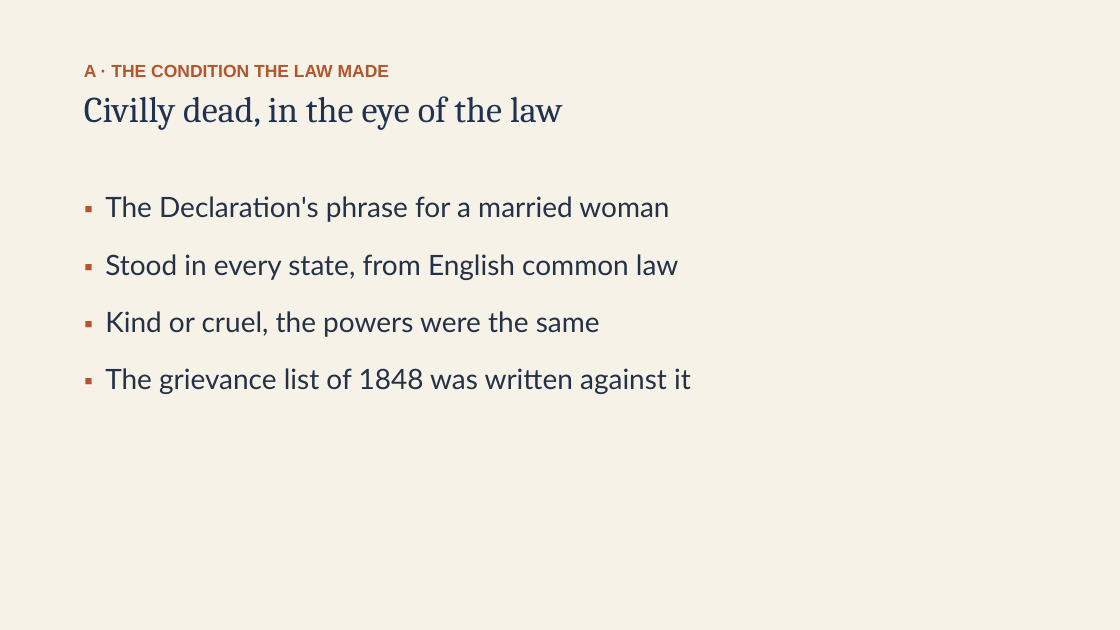
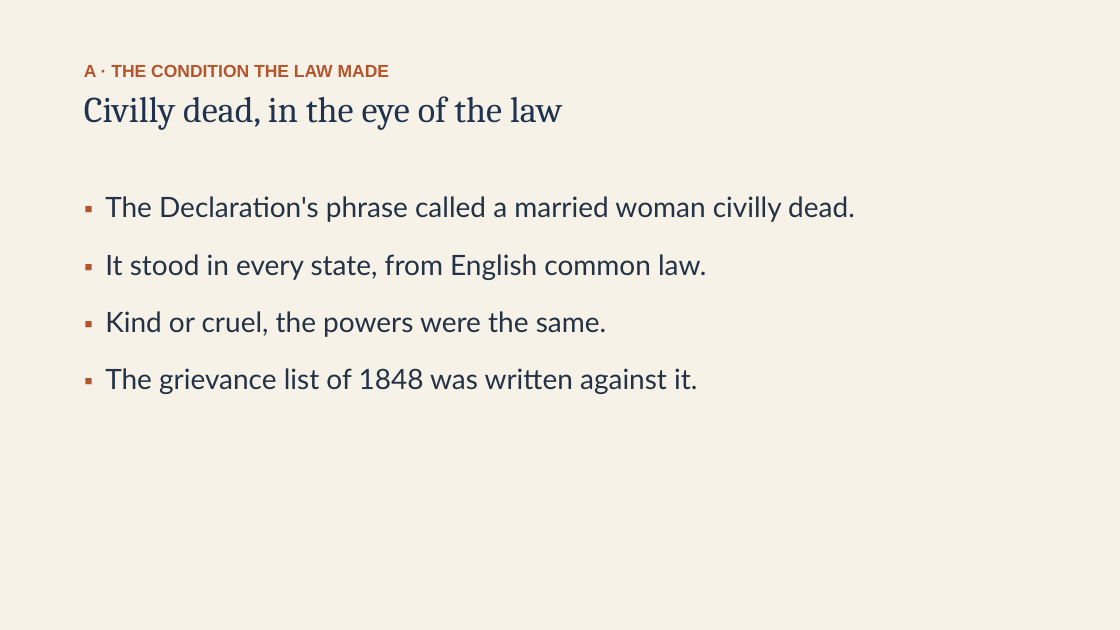
Before and after one commit to ab17gthb/humanities-curriculum-group, a slide deck: slide 6 of jackson-reform/lesson-08/lesson-08-slides.pptx. Drawn at 1120x630 pixels with LibreOffice and Linux fonts; fonts in the diff are those of the drawing. Boxes give left, top, right and bottom in pixels: in the first picture for what was removed or moved away, otherwise in the second. Text is boxed around its words. In the diff, an @@ line names an element or a change of style, - is before the commit and + after.

```diff
--- a/jackson-reform/lesson-08/lesson-08-slides.pptx
+++ b/jackson-reform/lesson-08/lesson-08-slides.pptx
@@ text at (105,196,855,394): text changed @@
-▪ The Declaration's phrase for a married woman
-▪ Stood in every state, from English common law
-▪ Kind or cruel, the powers were the same
-▪ The grievance list of 1848 was written against it
+▪ The Declaration's phrase called a married woman civilly dead.
+▪ It stood in every state, from English common law.
+▪ Kind or cruel, the powers were the same.
+▪ The grievance list of 1848 was written against it.
```
Also in this commit, not shown: 12 other slides changed, 6 other files.
